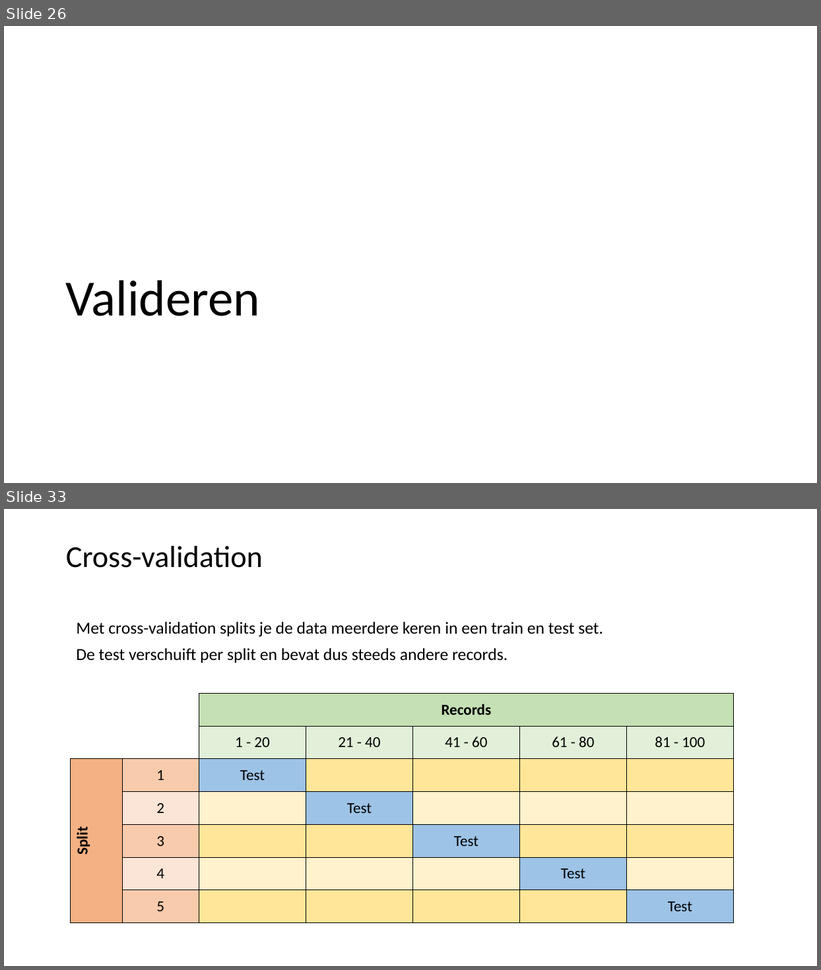
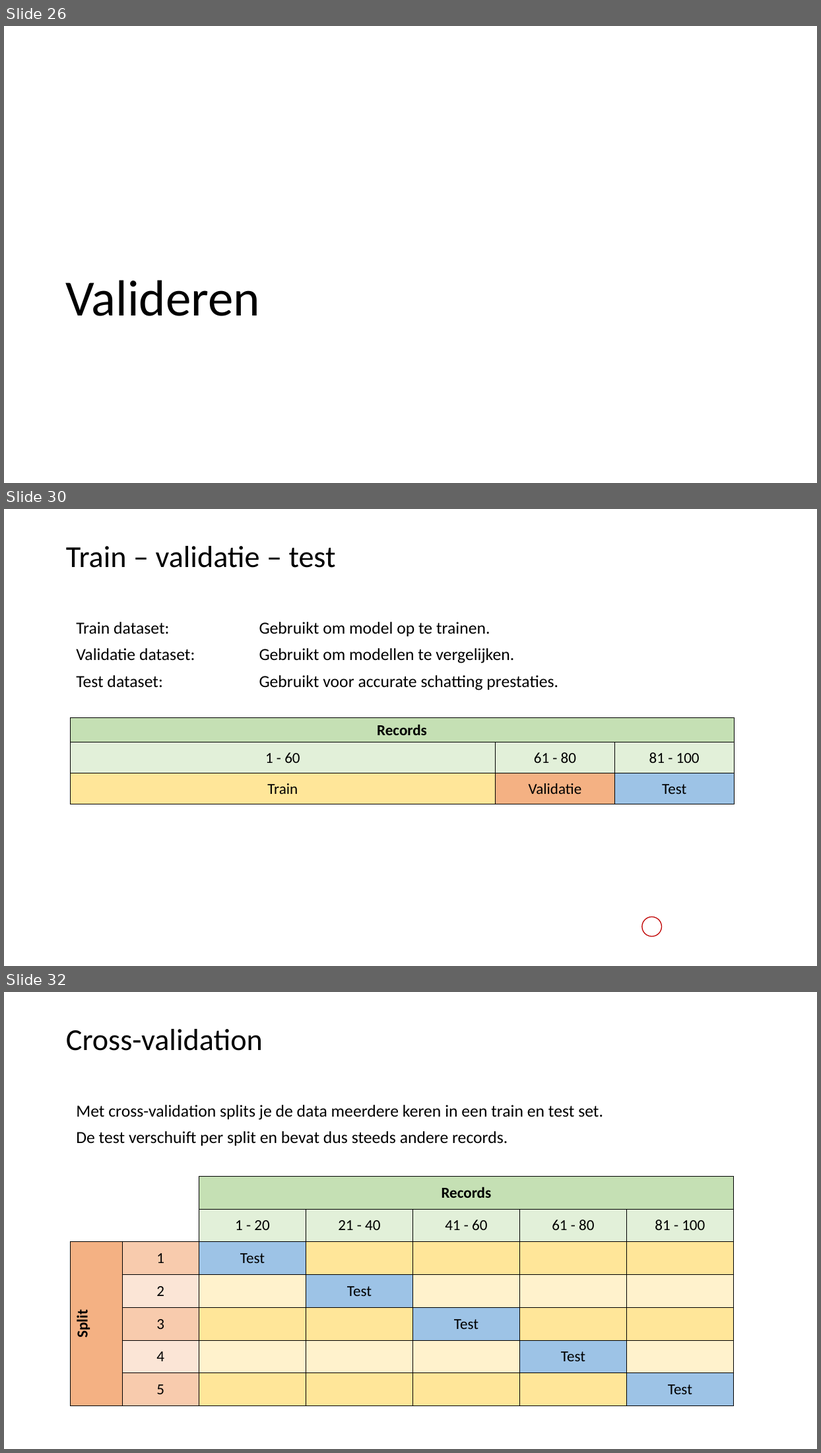
Before and after one commit to LFKoning/knowledge-sharing, a slide deck: python_trainees/4_scikit_learn/python_traineeship_4.pptx. Shown one above the other, each under a label of ours: slides 26 and 33 before the commit, slides 26, 30 and 32 after it; the slides between them are not shown. The pictures are 821x970 and 821x1453 pixels, drawn with LibreOffice and Linux fonts; fonts in the diff are those of the drawing. Boxes give left, top, right and bottom in pixels: in the first picture for what was removed or moved away, otherwise in the second. Text is boxed around its words. In the diff, an @@ line names an element or a change of style, - is before the commit and + after.

Commit message:
Update Python trainees part 4

```diff
--- a/python_trainees/4_scikit_learn/python_traineeship_4.pptx
+++ b/python_trainees/4_scikit_learn/python_traineeship_4.pptx
@@ slide 30 added at box(4, 509, 817, 966), background #FFFFFF @@
@@ title added at box(66, 546, 336, 568), 36 pt, text #000000 @@
+Train – validatie – test
@@ text added at box(76, 622, 558, 691), 20 pt, text #000000 @@
+Train dataset: Gebruikt om model op te trainen.
+Validatie dataset: Gebruikt om modellen te vergelijken.
+Test dataset: Gebruikt voor accurate schatting prestaties.
@@ table added at box(70, 718, 735, 804), 3 rows, 3 columns @@
+Records |  | 
+1 - 60 | 61 - 80 | 81 - 100
+Train | Validatie | Test
@@ ellipse added at box(642, 917, 661, 937), outline #C00000 1 pt @@
@@ what was slide 33 is now slide 32 @@
```
Also in this commit, not shown: 11 slides changed, 2 other slides added, 1 slide removed, 10 other files.
